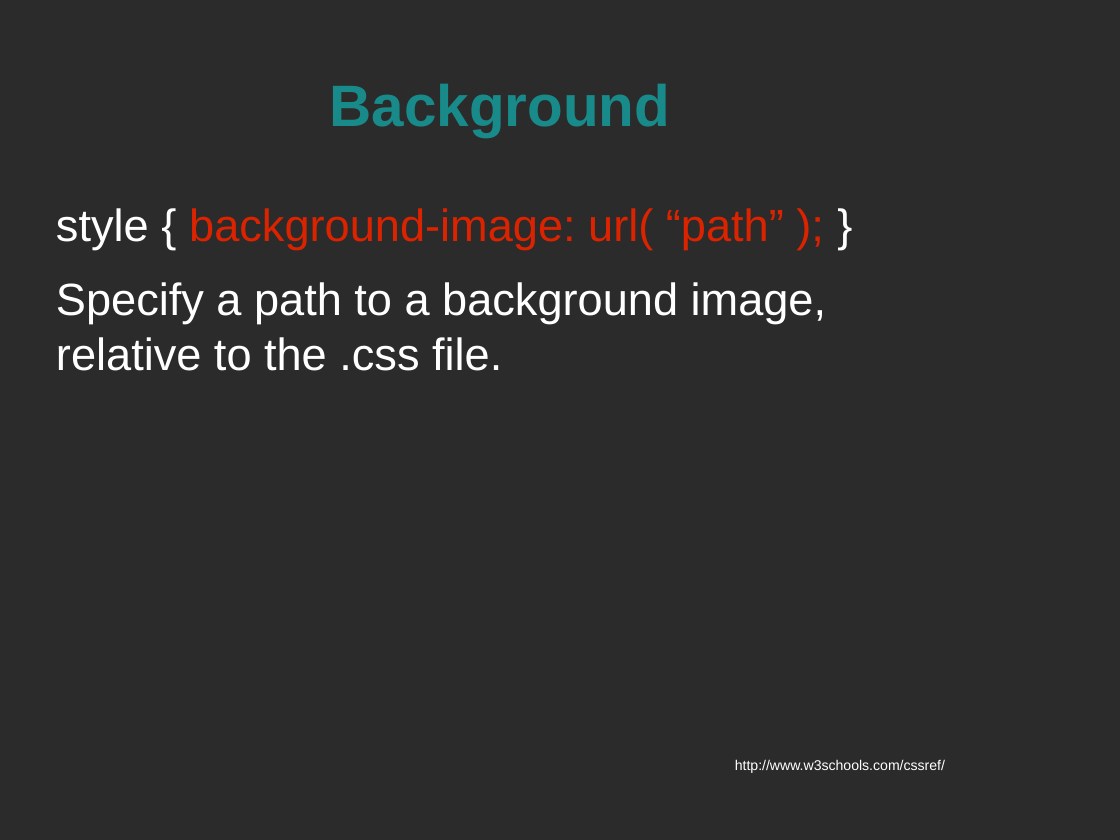
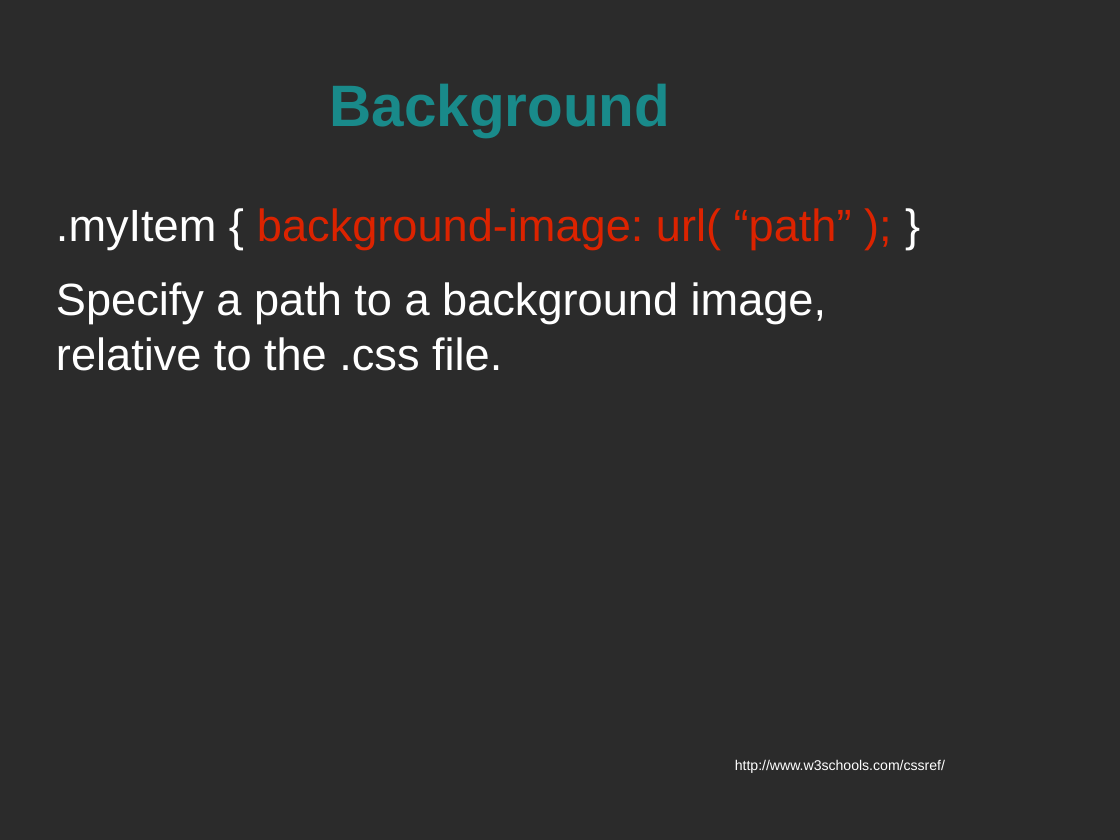
Before and after one commit to spellbindguy/Web-Development, a slide deck: slide 5 of Lectures/04 CSS/CSS Styles.odp. Drawn at 1120x840 pixels with LibreOffice and Linux fonts; fonts in the diff are those of the drawing; background and template pictures are left out; a plain dark background stands for a picture behind light text. Boxes give left, top, right and bottom in pixels: in the first picture for what was removed or moved away, otherwise in the second. Text is boxed around its words. In the diff, an @@ line names an element or a change of style, - is before the commit and + after.

```diff
--- a/Lectures/04 CSS/CSS Styles.odp
+++ b/Lectures/04 CSS/CSS Styles.odp
@@ text at [56,208,852,250]: text changed @@
-style { background-image: url( “path” ); }
+.myItem { background-image: url( “path” ); }
```
Also in this commit, not shown: 30 other slides changed, 38 slides added, 2 slides removed, 1 other file.
